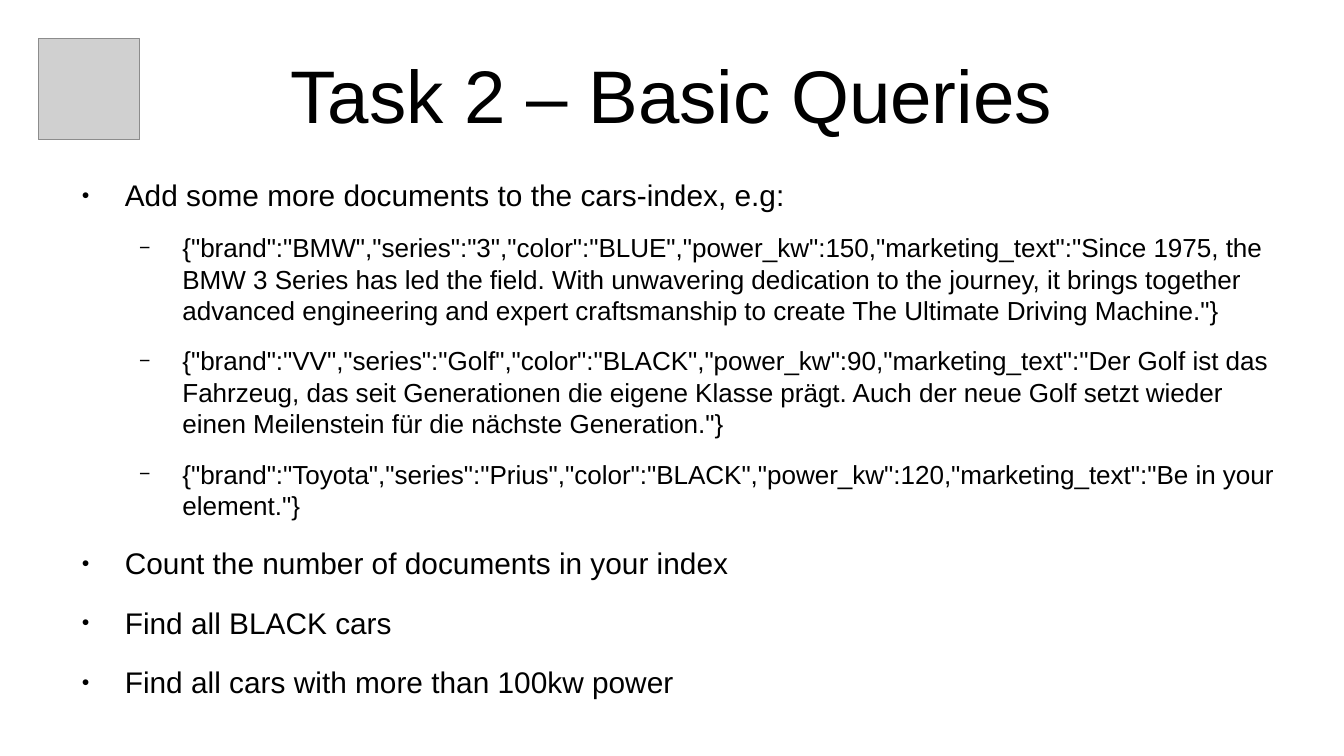
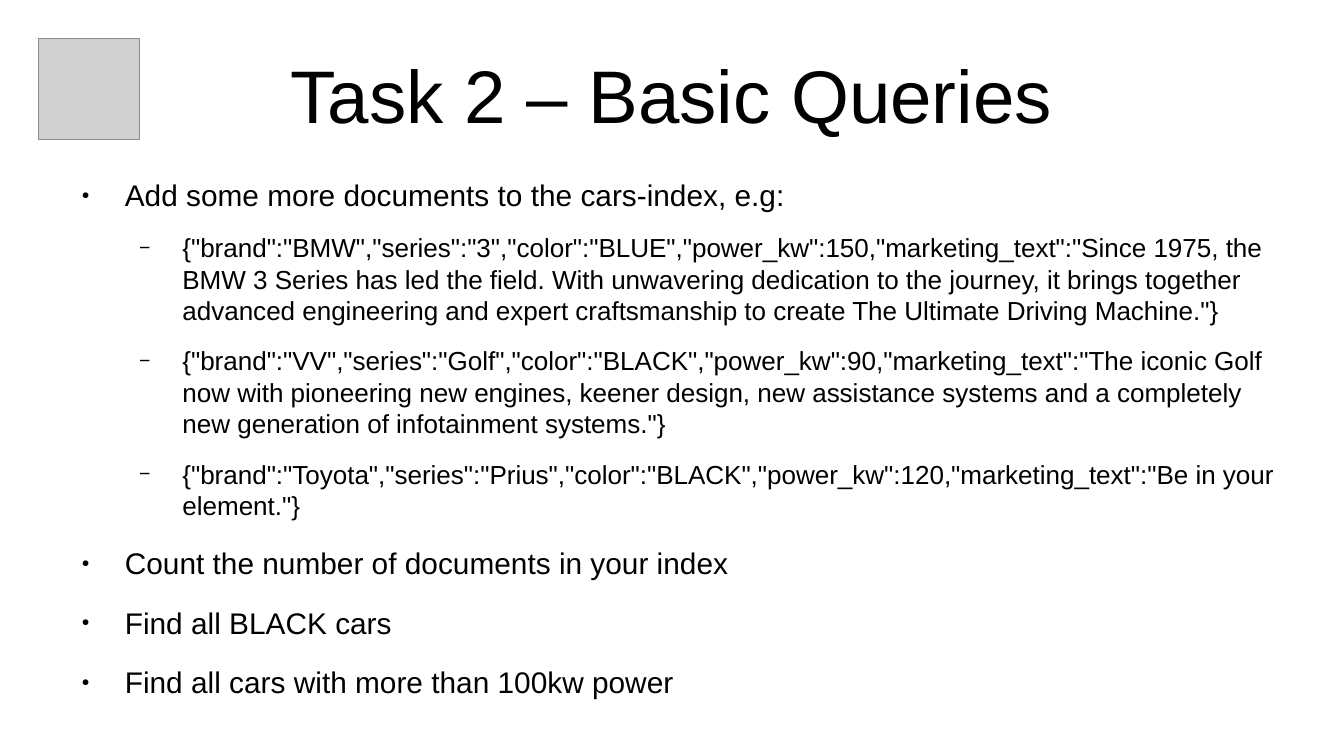
Before and after one commit to xtermi2/elasticsearch_training, a slide deck: slide 5 of elasticsearch_101_v2.odp. Drawn at 1344x756 pixels with LibreOffice and Linux fonts; fonts in the diff are those of the drawing; grey boxes stand for pictures. Boxes give left, top, right and bottom in pixels: in the first picture for what was removed or moved away, otherwise in the second. Text is boxed around its words. In the diff, an @@ line names an element or a change of style, - is before the commit and + after.

Commit message:
task 4: similarity search

```diff
--- a/elasticsearch_101_v2.odp
+++ b/elasticsearch_101_v2.odp
@@ text at box(182, 351, 1262, 439): text changed @@
-  − {"brand":"VV","series":"Golf","color":"BLACK","power_kw":90,"marketing_text":"Der Golf ist das Fahrzeug, das seit Generationen die eigene Klasse prägt. Auch der neue Golf setzt wieder einen Meilenstein für die nächste Generation."}
+  − {"brand":"VV","series":"Golf","color":"BLACK","power_kw":90,"marketing_text":"The iconic Golf now with pioneering new engines, keener design, new assistance systems and a completely new generation of infotainment systems."}
```
Also in this commit, not shown: 2 other slides changed, 3 slides added, 2 other files.
